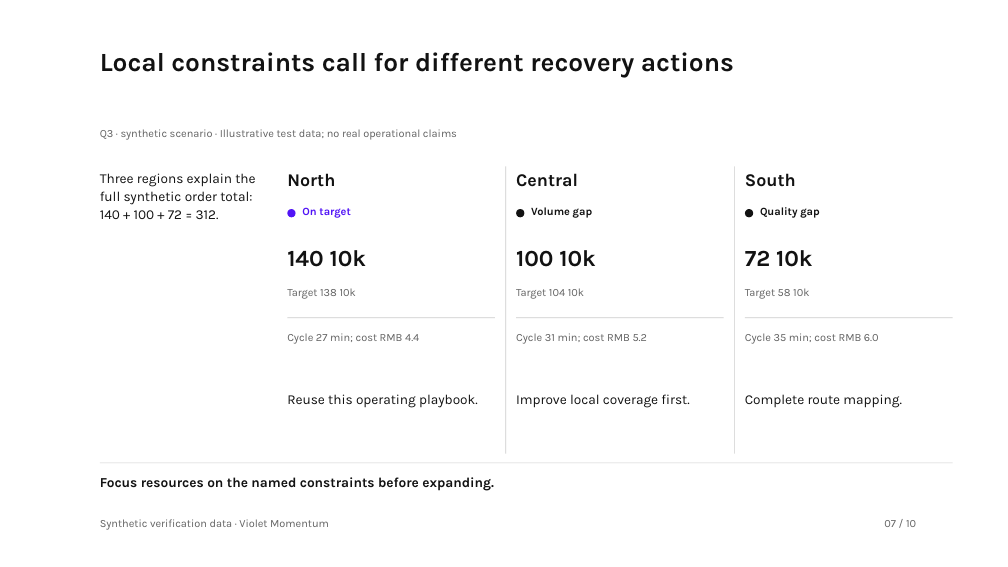
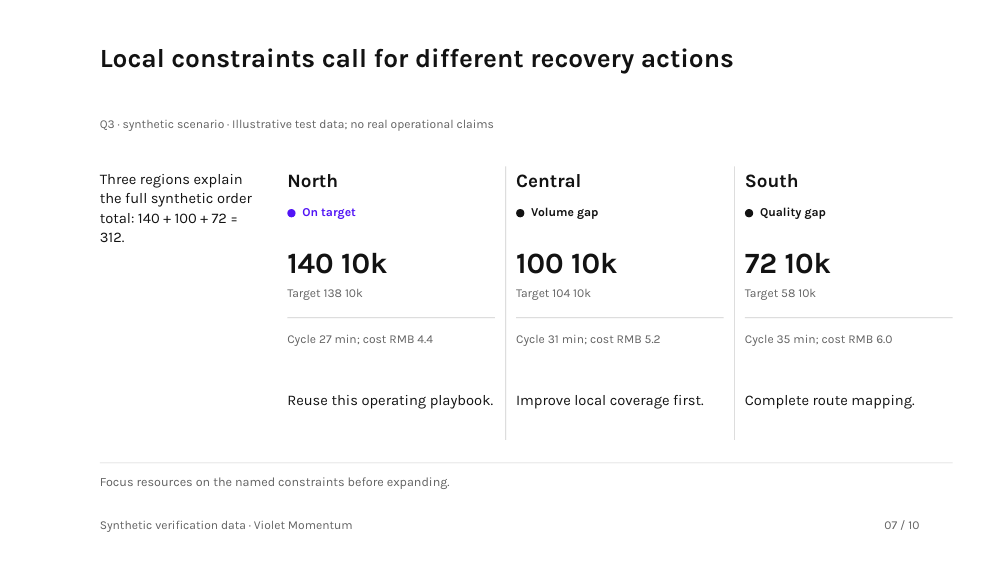
Before and after one commit to hustcer/pptx-nova, a slide deck: slide 7 of pptx-nova/assets/examples/deckkits/violet-momentum/deck.pptx. Drawn at 1008x567 pixels with LibreOffice and Linux fonts; fonts in the diff are those of the drawing. Boxes give left, top, right and bottom in pixels: in the first picture for what was removed or moved away, otherwise in the second. Text is boxed around its words. In the diff, an @@ line names an element or a change of style, - is before the commit and + after.

Commit message:
fix(pptx-nova): refine Violet Momentum visual hierarchy
- Raise supporting evidence to 11.5pt, body text to 14pt, and key values
  to 28pt; separate cover quantities from unit-bearing labels.
- Share native table padding and emphasis with fitted cell plans, expand
  summary space, and complete the three-metric cover composition.
- Label completion independently from project health, explain position
  scales, clarify diagnosis values, and unify violet decision emphasis.
- Publish the 0.2.0 candidate contract, regenerate slot budgets and curated
  PPTX previews, and add reviewed vision baselines and regressions.
- Keep local critique archives ignored and link acceptance records to the
  maintained golden review.

Validation:
- Full suite: 672 passed, 39 conditional skips, no failures.
- Reviewed 48 golden, alternative, stress, and mixed-language slides;
  canonical and vision checks passed with no high/medium/low findings.
- Verified ZIP/XML relationships, chart caches and embedded workbooks;
  PowerPoint clean-open and complete native export passed.
- Smoke, slot consistency, content-leak audit, live benchmark/readiness,
  strict public audit, design projections, and showcase reproducibility passed.

```diff
--- a/pptx-nova/assets/examples/deckkits/violet-momentum/deck.pptx
+++ b/pptx-nova/assets/examples/deckkits/violet-momentum/deck.pptx
@@ text "Local constraints call for different ...": place and size @@
-text "Local constraints call for different ..." at [100,52,734,78]
+text "Local constraints call for different ..." at [100,48,734,73]
@@ size 10.5 to 11.5 pt in 12 elements at [302,208,356,219], [287,289,363,300], [287,335,433,346], [531,207,598,219], [516,289,591,300], [516,335,661,346], [760,207,826,219], [745,289,816,300], [745,335,892,346], [100,521,353,532], [884,521,919,529], [100,120,495,131] @@
@@ text "Q3 · synthetic scenario · ...": place and size @@
-text "Q3 · synthetic scenario · ..." at [100,129,457,140]
+text "Q3 · synthetic scenario · ..." at [100,120,495,131]
@@ rectangle: place and size @@
-rectangle at [506,166,507,454]
+rectangle at [506,166,507,440]
@@ rectangle: place and size @@
-rectangle at [734,166,735,454]
+rectangle at [734,166,735,440]
@@ size 17 to 18 pt in 3 elements at [287,174,338,188], [516,174,581,188], [745,174,799,188] @@
@@ size 22 to 28 pt in 3 elements at [287,253,387,274], [516,253,617,274], [745,253,831,274] @@
@@ size 13 to 14 pt in 4 elements at [100,174,252,242], [287,395,493,409], [516,395,704,409], [745,395,914,409] @@
@@ text "Focus resources on the named ..." at [100,477,450,489]: size 13 to 12 pt, text colour #121212 to #626262, bold off @@
```
Also in this commit, not shown: 9 other slides changed, 26 other files.
